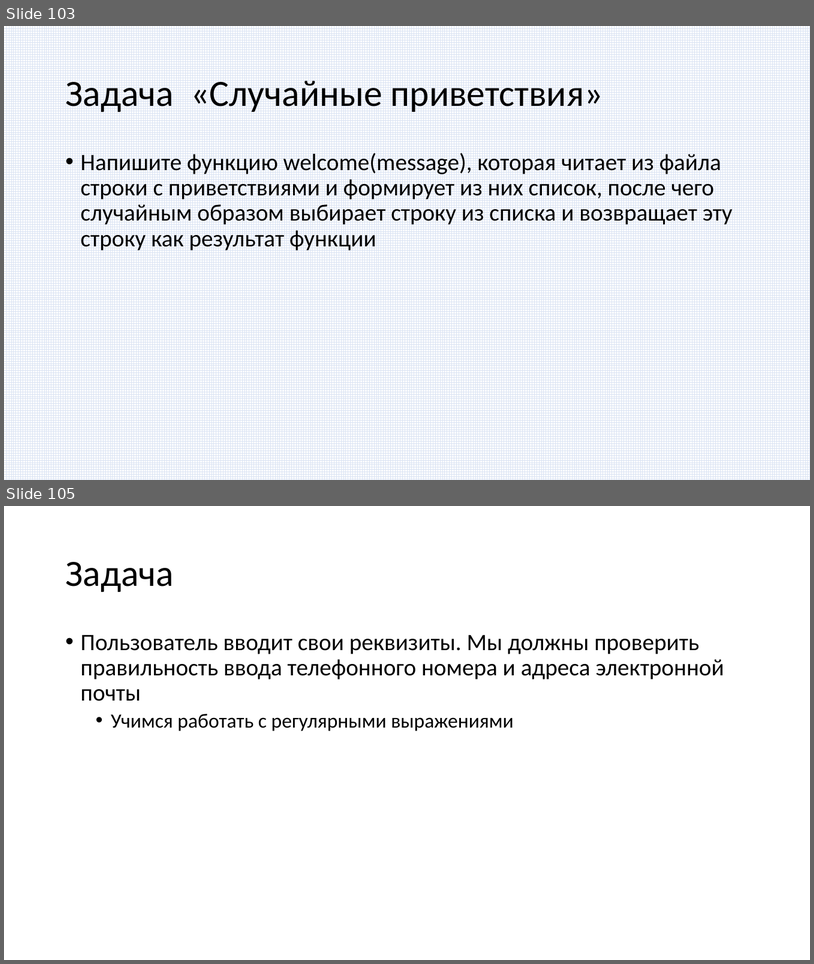
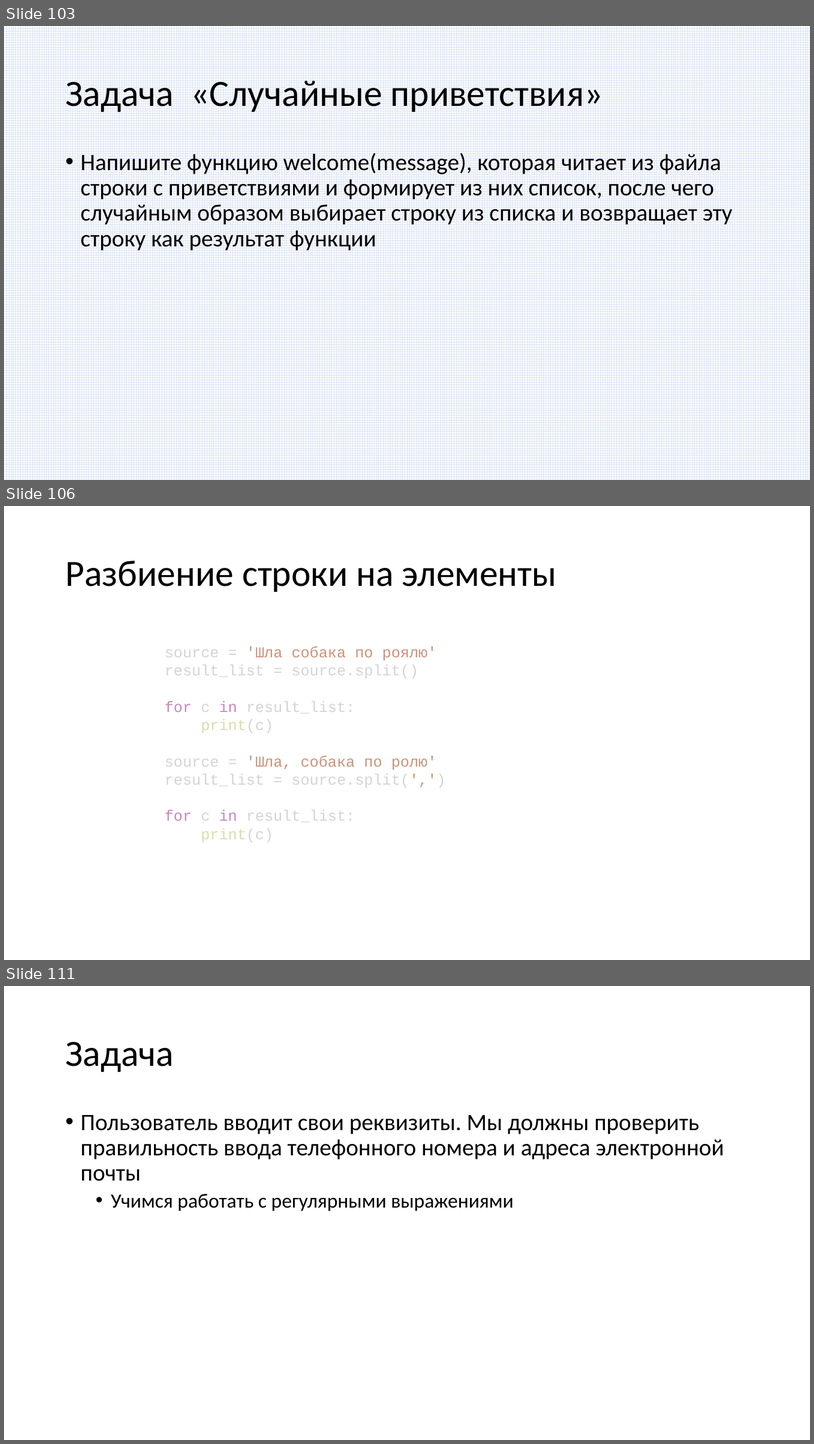
Before and after one commit to paveltsytovich/telegram-course, a slide deck: Presentation/Разработка ботов для телеграмм на Python.pptx. Shown one above the other, each under a label of ours: slides 103 and 105 before the commit, slides 103, 106 and 111 after it; the slides between them are not shown. The pictures are 814x964 and 814x1444 pixels, drawn with LibreOffice and Linux fonts; fonts in the diff are those of the drawing. Boxes give left, top, right and bottom in pixels: in the first picture for what was removed or moved away, otherwise in the second. Text is boxed around its words. In the diff, an @@ line names an element or a change of style, - is before the commit and + after.

```diff
--- a/Presentation/Разработка ботов для телеграмм на Python.pptx
+++ b/Presentation/Разработка ботов для телеграмм на Python.pptx
@@ slide 106 added at [4, 506, 810, 960], background #FFFFFF @@
@@ title added at [65, 561, 557, 592], 44 pt, text #000000 @@
+Разбиение строки на элементы
@@ text added at [165, 646, 446, 842], 18 pt, text #D4D4D4 @@
+source = 'Шла собака по роялю'
+result_list = source.split()
+for c in result_list:
+print(c)
+source = 'Шла, собака по ролю'
+result_list = source.split(',')
+for c in result_list:
+print(c)
@@ what was slide 105 is now slide 111 @@
```
Also in this commit, not shown: 1 slide changed, 5 other slides added, 4 other files.
